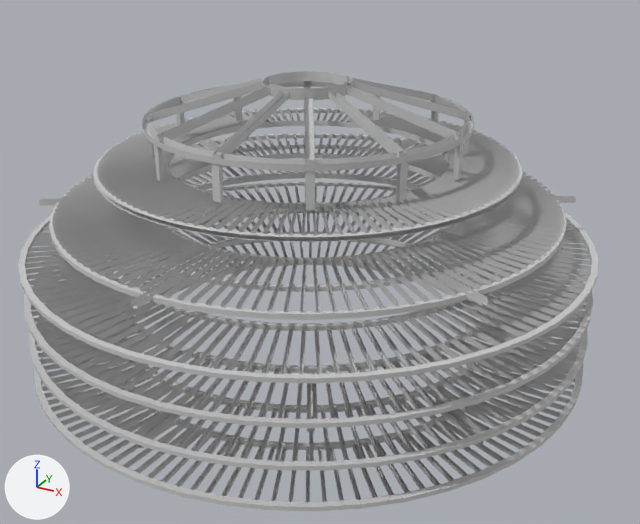
The FBX model Assets/Res/art/scenes/jg/mesh/jz/mt_jz_fangliang_01.FBX as it was, and as the next commit left it.
Rendered twice from a camera (50 mm lens) standing at (43.7, -77.1, 55.1) and looking at (-5.1, 11.7, 10.7). Lighting does not change. The marker at lower left points along +X, +Y and +Z. Where no turn or scale is listed for an object, it has been applied to the vertices.

In view in the first picture: 'mt_jz_fangliang_01'.
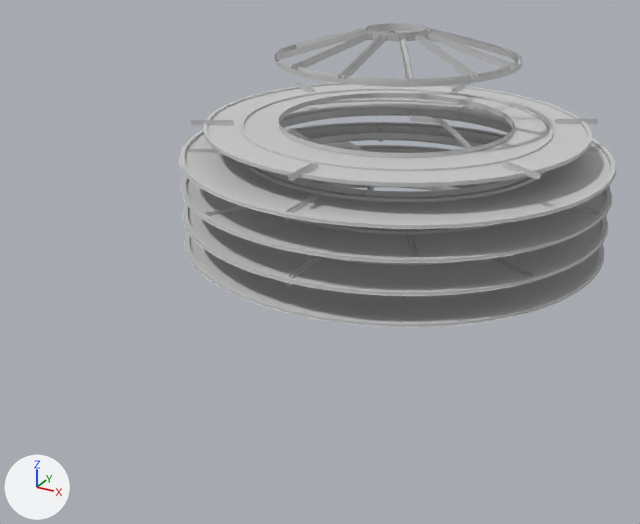
Changed parts and their boxes [x1, y1, x2, y2] in the pictures (640 x 524 px; the box of a moved part takes in the faces that stretch with it):
'mt_jz_fangliang_01', reshaped, moved (25% narrower, 31% shorter)
    before: [18, 71, 598, 511]
    after: [179, 23, 616, 328]
part 1 of me_mesh, moved or reshaped
    before: [118, 233, 497, 406]
    after: [258, 108, 529, 198]
part 2 of me_mesh, moved or reshaped (not visible afterwards)
    before: [168, 120, 449, 210]
part 3 of me_mesh, added
    after: [310, 133, 484, 230]
part 4 of me_mesh, added
    after: [333, 184, 460, 191]
part 5 of me_mesh, rebuilt (25% narrower, 45% shorter)
    before: [142, 81, 474, 171]
    after: [274, 38, 523, 87]
part 6 of me_mesh, deleted
    before: [25, 87, 591, 502]
part 7 of me_mesh, built on
    before: [36, 138, 592, 448]
    after: [179, 83, 616, 328]
part 8 of me_mesh, cut back
    before: [263, 71, 353, 100]
    after: [364, 23, 432, 41]

Patch to the scene script:
```diff
--- a/Assets/Res/art/scenes/jg/mesh/jz/mt_jz_fangliang_01.FBX.py
+++ b/Assets/Res/art/scenes/jg/mesh/jz/mt_jz_fangliang_01.FBX.py
@@ me_mesh @@
 # used by ob_mt_jz_fangliang_01; location = (0.0, 0.0, 0.0)
-me_mesh.from_pydata(...)  # 10616 vertices, 6036 faces; spans x -29.9..29.9, y -29.9..29.9, z 6.7..36.2
+me_mesh.from_pydata(...)  # 7714 vertices, 6809 faces; spans x -30.0..30.0, y -30.0..30.0, z 1.1..36.2
+# me_mesh part 1: the loose piece of 192 vertices spanning x -21.0..21.0, y -21.0..20.9, z 10.8..11.4 is scaled about its middle by (0.981, 0.981, 1.55), then moved by (0.0, 0.0, 8.7)
+# me_mesh part 2: the loose piece of 192 vertices spanning x -14.5..14.5, y -14.5..14.5, z 27.6..28.2 is turned -20 degrees about the z axis through its middle and scaled by 1.42, then moved by (0.0, 0.0, -16.4)
+# me_mesh part 3: the loose piece of 192 vertices spanning x -21.0..21.0, y -21.0..20.9, z 10.8..11.4 is copied, and the copy is scaled about its middle by (0.981, 0.981, 1.55), then moved by (0.0, 0.0, 4.6); it spans x -20.6..20.6, y -20.6..20.6, z 15.2..16.2
+# me_mesh part 4: the loose piece of 192 vertices spanning x -21.0..21.0, y -21.0..20.9, z 10.8..11.4 is copied, and the copy is scaled about its middle by (0.981, 0.981, 1.64), then moved by (0.0, 0.0, -3.5); it spans x -20.6..20.6, y -20.6..20.6, z 7.0..8.1
+# me_mesh part 5: the loose piece of 192 vertices spanning x -16.7..16.7, y -16.7..16.7, z 31.9..32.7 is rebuilt with 96 vertices and now spans x -16.6..16.6, y -16.6..16.6, z 31.9..32.7
+# me_mesh part 6: 768 loose pieces with 6352 vertices, spanning x -29.7..29.7, y -29.7..29.7, z 7.0..32.3, are deleted
+# me_mesh part 7: 11 vertices moved within x -20.2..20.2, y -20.9..14.8, z 15.1..23.1; 380 vertices removed from x -29.1..29.7, y -29.7..28.9, z 7.3..23.6; 3686 vertices added at x -30.0..30.0, y -30.0..30.0, z 1.1..23.6
+# me_mesh part 8: 160 vertices removed from x -4.5..4.5, y -4.5..4.5, z 35.1..36.2; 16 vertices added at x -3.9..3.9, y -3.9..3.9, z 35.1..36.2
 me_mesh.materials.append(mat_mutou)
@@ ob_mt_jz_fangliang_01 @@
 ob_mt_jz_fangliang_01 = bpy.data.objects.new('mt_jz_fangliang_01', me_mesh)
-ob_mt_jz_fangliang_01.location = (0.0, 0.0, 0.0)
+ob_mt_jz_fangliang_01.location = (-5.4, 33.9, 0.0)
```
